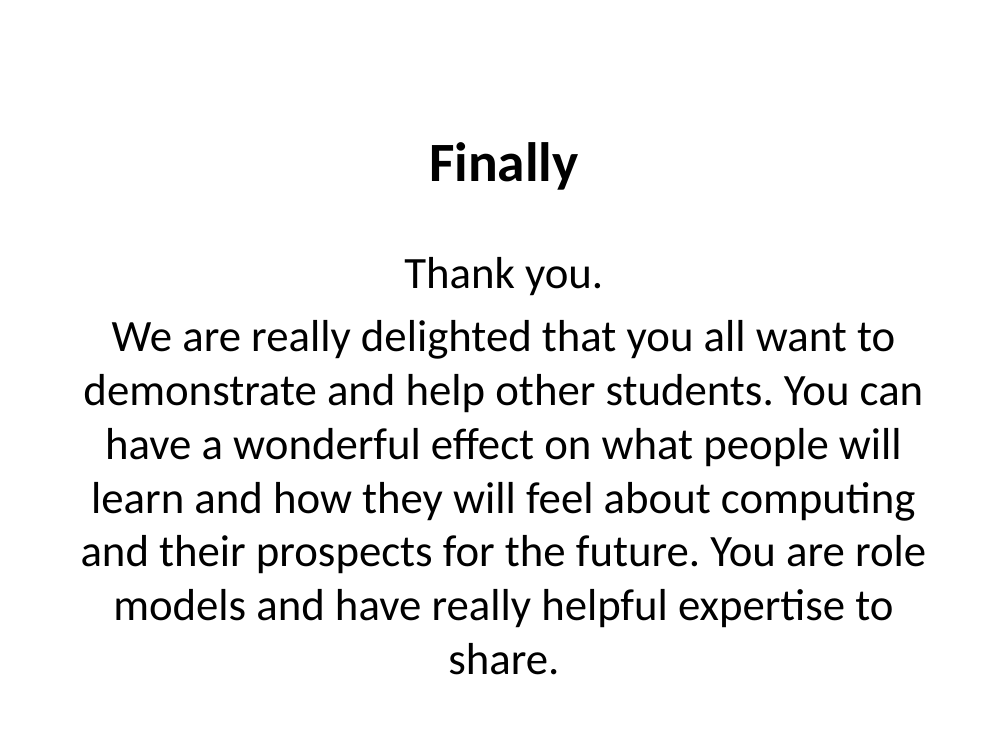
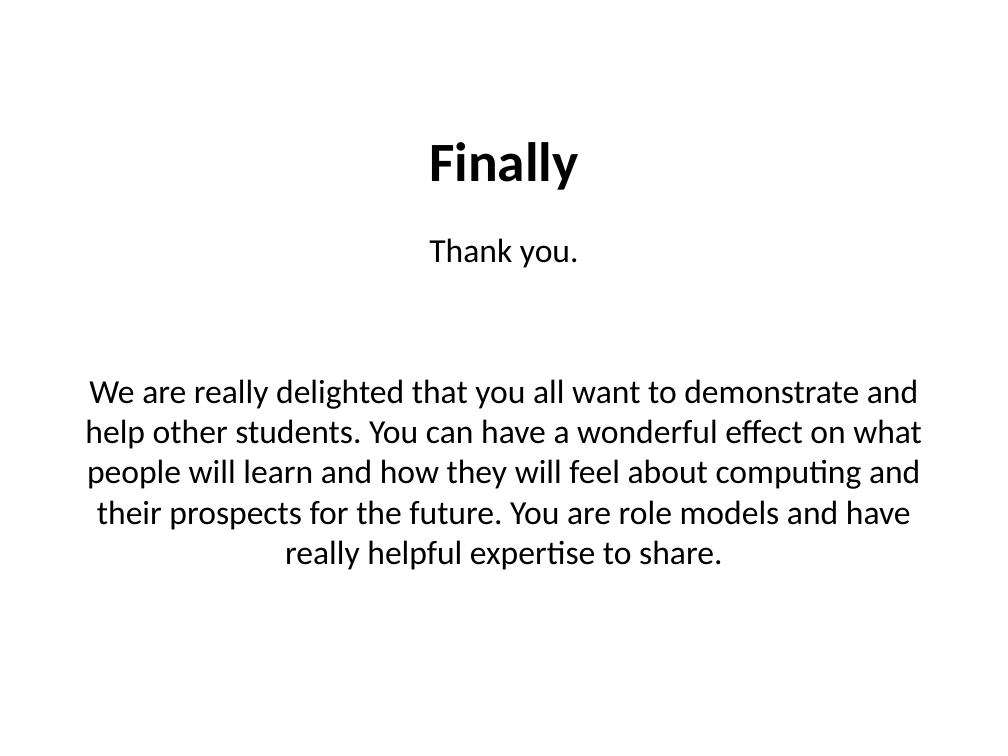
Before and after one commit to jimfinnis/jcf12, a slide deck: slide 35 of static/downloads/dem.pptx (slide 23 before the commit). Drawn at 1008x756 pixels with LibreOffice and Linux fonts; fonts in the diff are those of the drawing; background and template pictures are left out. Boxes give left, top, right and bottom in pixels: in the first picture for what was removed or moved away, otherwise in the second. Text is boxed around its words. In the diff, an @@ line names an element or a change of style, - is before the commit and + after.

```diff
--- a/static/downloads/dem.pptx
+++ b/static/downloads/dem.pptx
@@ text "Thank you." at (x1=85, y1=238, x2=922, y2=570): size 32 to 24 pt; less space between paragraphs @@
```
Also in this commit, not shown: 9 other slides changed, 20 slides added, 8 slides removed, 4 other files.
